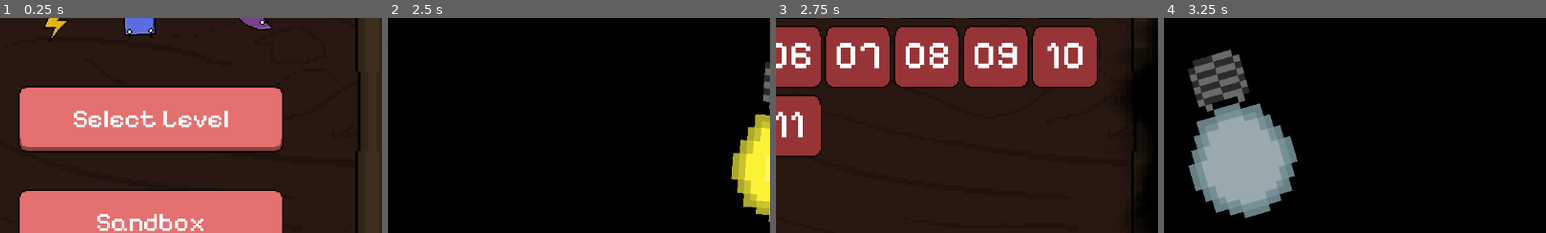
Above: before the commit, frames 1-4 (left to right).
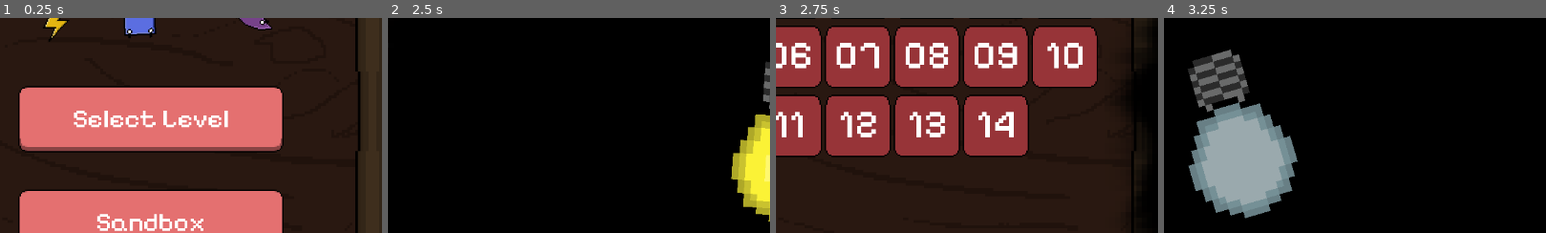
Above: after the commit, the same moments.

Repository: triangle-int/logi-charm
Game: Godot game, scene res://scenes/main_menu.tscn
Same seed, same stepped clock (60 frames per second), same inputs: the game is played once before the commit and once after it.
Inputs:
- Up to frame 1 (0.25 s): no input
- Up to frame 2 (2.5 s): click "Select Level" at 0.5 s; click "00" at 1.25 s; click "01" at 2 s
- Up to frame 3 (2.75 s): no input
- Up to frame 4 (3.25 s): click "01" at 2.75 s
The pictures show only the part of the screen within x 30-80%, y 26-76%; the shares and areas given below are measured in that part.

Frames 1-2 are identical in both runs. In frame 3, 15% of the frame differs, in the area x 12-67%, y 35-65%; in frame 4, nothing differs.

Commit message:
Added buttons for missing levels

Diff:
--- a/scenes/level_selector.tscn
+++ b/scenes/level_selector.tscn
@@ -100,6 +100,18 @@
 layout_mode = 2
 level_index = 11
 
+[node name="LevelSelectButton12" parent="Menu/GridContainer" instance=ExtResource("1_8mxoc")]
+layout_mode = 2
+level_index = 12
+
+[node name="LevelSelectButton13" parent="Menu/GridContainer" instance=ExtResource("1_8mxoc")]
+layout_mode = 2
+level_index = 13
+
+[node name="LevelSelectButton14" parent="Menu/GridContainer" instance=ExtResource("1_8mxoc")]
+layout_mode = 2
+level_index = 14
+
 [node name="Button" type="Button" parent="Menu"]
 texture_filter = 1
 anchors_preset = 8
